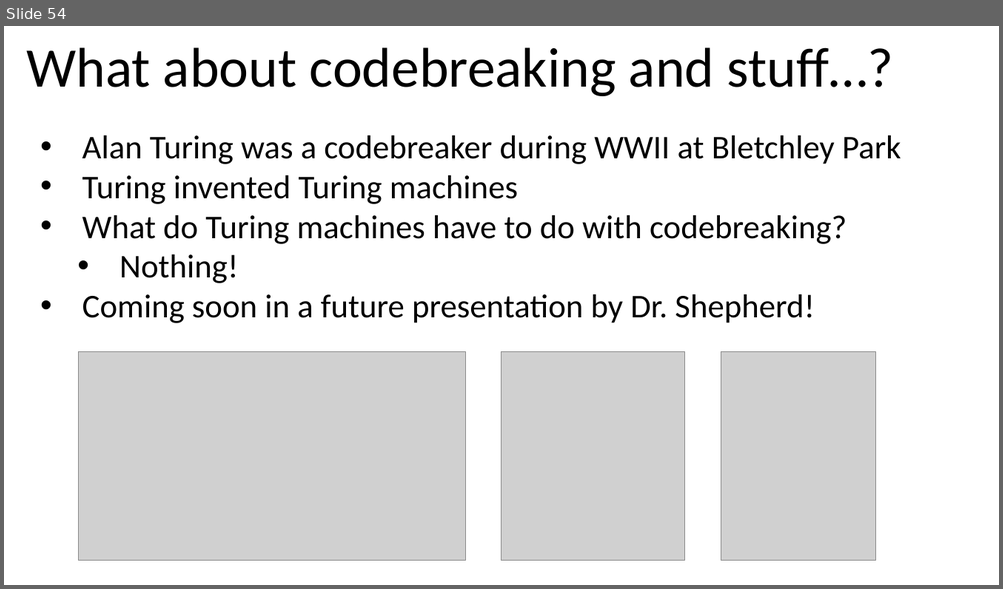
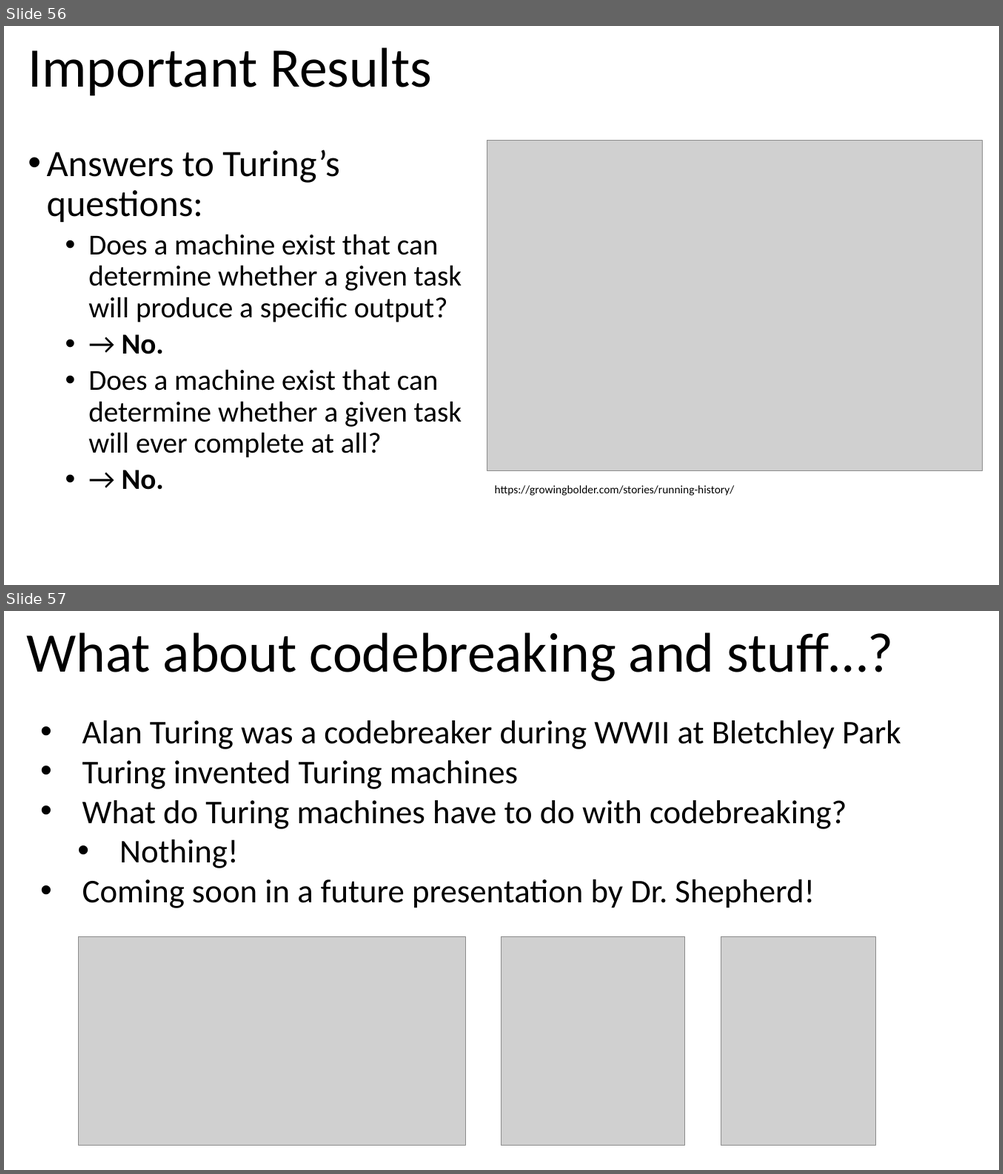
Before and after one commit to jbshep/jbshep.github.io, a slide deck: lectures/turing-machines.pptx. Shown one above the other, each under a label of ours: slide 54 before the commit, slides 56 and 57 after it. The pictures are 1003x589 and 1003x1174 pixels, drawn with LibreOffice and Linux fonts; fonts in the diff are those of the drawing; grey boxes stand for pictures. Boxes give left, top, right and bottom in pixels: in the first picture for what was removed or moved away, otherwise in the second. Text is boxed around its words. In the diff, an @@ line names an element or a change of style, - is before the commit and + after.

Commit message:
Turing machine lecture update

```diff
--- a/lectures/turing-machines.pptx
+++ b/lectures/turing-machines.pptx
@@ slide 56 added at (4, 26, 999, 585), background #FFFFFF @@
@@ title added at (28, 47, 432, 96), 54 pt, text #000000 @@
+Important Results
@@ text added at (47, 150, 462, 490), 28 pt, text #000000 @@
+• Answers to Turing’s questions:
+  • Does a machine exist that can determine whether a given task will produce a specific output?
+  • → No.
+  • Does a machine exist that can determine whether a given task will ever complete at all?
+  • → No.
@@ picture added at (486, 141, 982, 471) @@
@@ text added at (495, 486, 734, 496), 11 pt, text #000000 @@
+https://growingbolder.com/stories/running-history/
@@ what was slide 54 is now slide 57 @@
```
Also in this commit, not shown: 3 other slides added.
